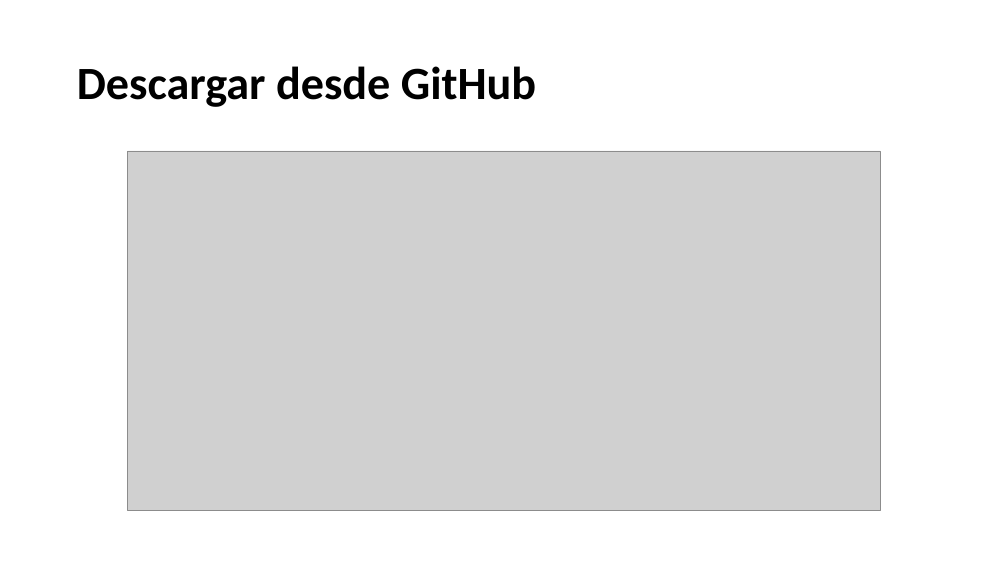
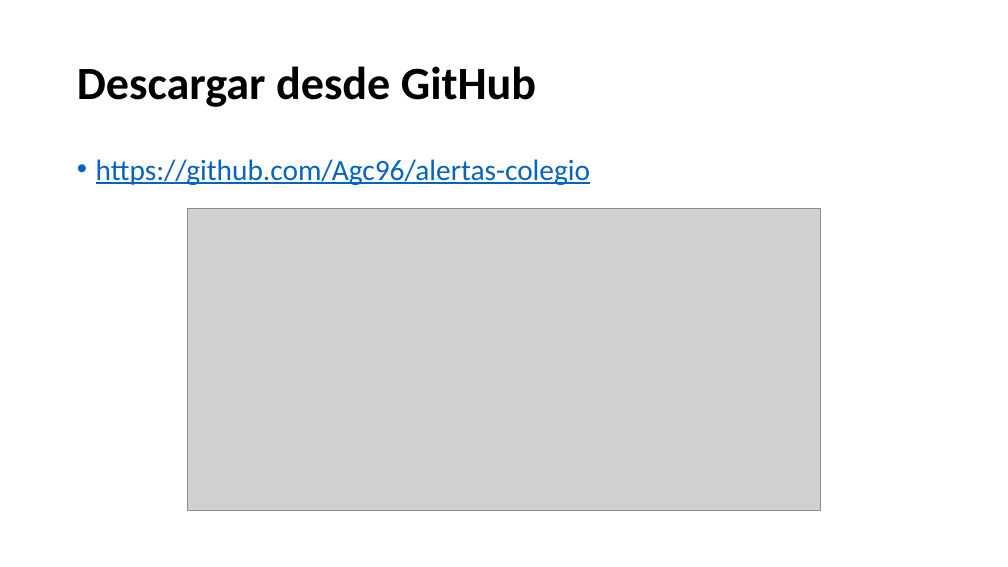
Before and after one commit to Agc96/alertas-colegio, a slide deck: slide 2 of docs/Instalación.pptx. Drawn at 1008x567 pixels with LibreOffice and Linux fonts; fonts in the diff are those of the drawing; grey boxes stand for pictures. Boxes give left, top, right and bottom in pixels: in the first picture for what was removed or moved away, otherwise in the second. Text is boxed around its words. In the diff, an @@ line names an element or a change of style, - is before the commit and + after.

```diff
--- a/docs/Instalación.pptx
+++ b/docs/Instalación.pptx
@@ text added at <box>96,159,590,185</box>, 28 pt, text #0563C1, underline @@
+• https://github.com/Agc96/alertas-colegio
@@ picture: place and size @@
-picture at <box>128,151,880,511</box>
+picture at <box>188,208,820,510</box>
```
Also in this commit, not shown: 1 other slide changed, 4 other files.
